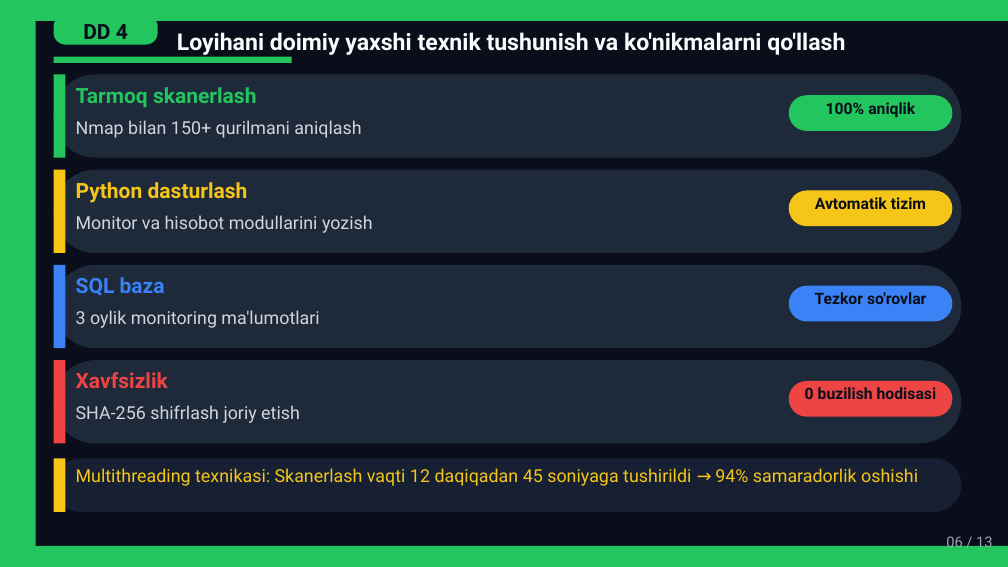
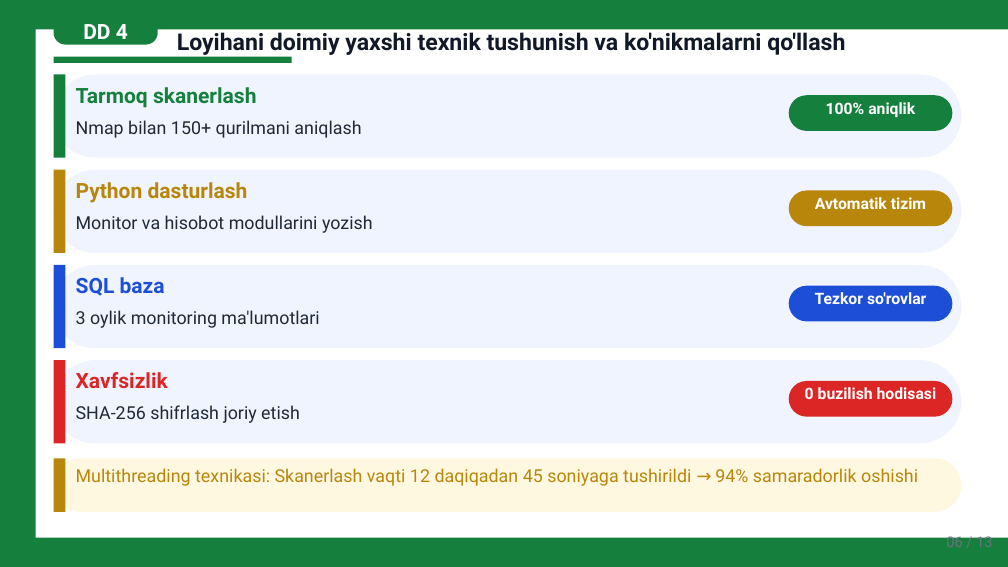
Before and after one commit to safarovman/paket-, a slide deck: slide 6 of loyiha_ishi.pptx. Drawn at 1008x567 pixels with LibreOffice and Linux fonts; fonts in the diff are those of the drawing. Boxes give left, top, right and bottom in pixels: in the first picture for what was removed or moved away, otherwise in the second. Text is boxed around its words. In the diff, an @@ line names an element or a change of style, - is before the commit and + after.

Commit message:
Update: loyiha ishi - oq fon, to'q matnlar bilan yangilandi

```diff
--- a/loyiha_ishi.pptx
+++ b/loyiha_ishi.pptx
@@ background #F9FAFB to #FFFFFF @@
@@ rectangle: place and size @@
-rectangle at (0, 0, 1008, 21)
+rectangle at (0, 0, 1008, 29)
@@ rectangle: place and size @@
-rectangle at (0, 0, 36, 567)
+rectangle at (0, 29, 11, 538)
@@ rectangle removed at (0, 0, 1008, 567) @@
@@ rectangle added at (0, 0, 36, 567), fill #15803D @@
@@ text "Loyihani doimiy yaxshi texnik tushunish ..." at (177, 29, 845, 55): text colour #F9FAFB to #111827 @@
@@ text "Tarmoq skanerlash" at (76, 87, 257, 108): text colour #22C55E to #15803D @@
@@ fill #22C55E to #15803D in 7 elements at (0, 0, 1008, 29), (0, 538, 1008, 567), (0, 29, 11, 538), (54, 15, 158, 45), (54, 57, 292, 63), (54, 74, 66, 157), (789, 95, 953, 131) @@
@@ text "Python dasturlash" at (76, 182, 248, 203): text colour #F5C518 to #B8860B @@
@@ rectangle at (54, 265, 66, 348): fill #3B82F6 to #1D4ED8 @@
@@ text "SQL baza" at (76, 277, 165, 296): text colour #3B82F6 to #1D4ED8 @@
@@ rounded rectangle at (789, 286, 953, 321): fill #3B82F6 to #1D4ED8 @@
@@ rectangle at (54, 360, 66, 443): fill #EF4444 to #DC2626 @@
@@ fill #1E2A3A to #F0F4FF in 4 elements at (54, 74, 962, 157), (54, 169, 962, 253), (54, 265, 962, 348), (54, 360, 962, 443) @@
@@ text "Xavfsizlik" at (76, 372, 168, 388): text colour #EF4444 to #DC2626 @@
@@ text colour #0A0E1A to #FFFFFF in 5 elements at (83, 24, 128, 45), (826, 102, 915, 118), (815, 197, 926, 209), (815, 292, 926, 304), (805, 387, 937, 399) @@
@@ rounded rectangle at (789, 381, 953, 417): fill #EF4444 to #DC2626 @@
@@ text colour #D1D5DB to #1F2937 in 4 elements at (76, 120, 361, 138), (76, 215, 373, 233), (76, 310, 319, 328), (76, 405, 300, 423) @@
@@ fill #F5C518 to #B8860B in 3 elements at (54, 169, 66, 253), (789, 191, 953, 226), (54, 458, 66, 512) @@
@@ rounded rectangle at (54, 458, 962, 512): fill #162032 to #FFF8E1 @@
@@ text "Multithreading texnikasi: Skanerlash vaqti 12 ..." at (76, 468, 918, 486): text colour #F5C518 to #B8860B @@
@@ rectangle: place and size @@
-rectangle at (0, 546, 1008, 567)
+rectangle at (0, 538, 1008, 567)
@@ text "06 / 13" at (946, 533, 993, 547): text colour #9CA3AF to #6B7280 @@
```
Also in this commit, not shown: 12 other slides changed.
